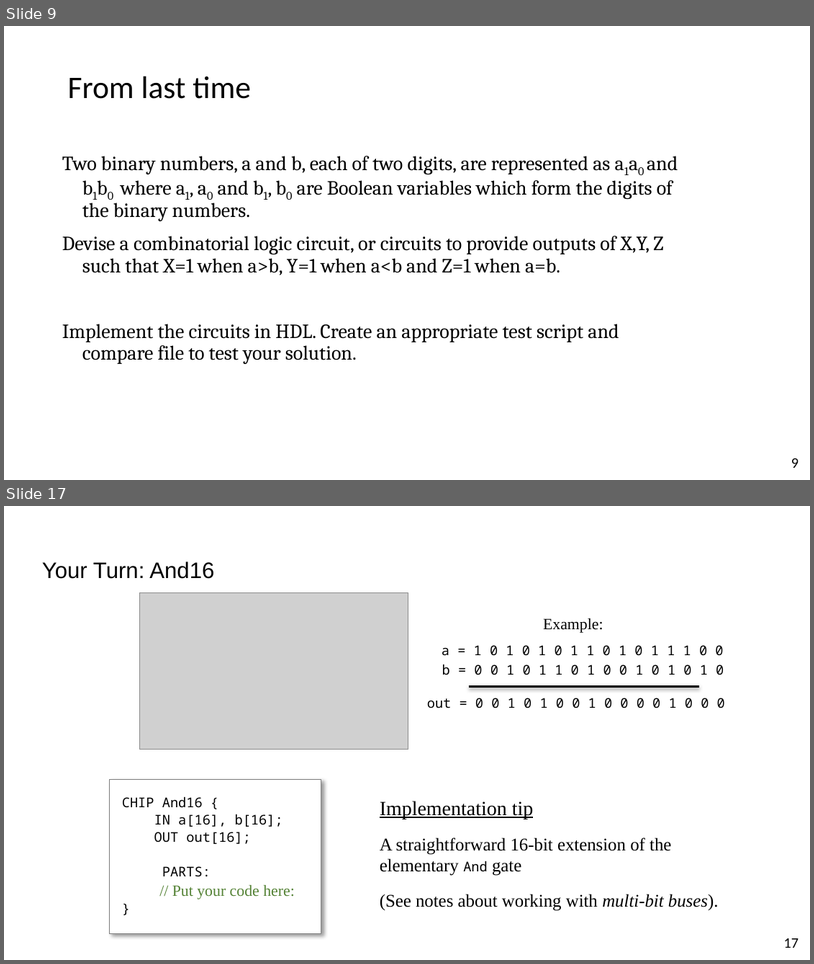
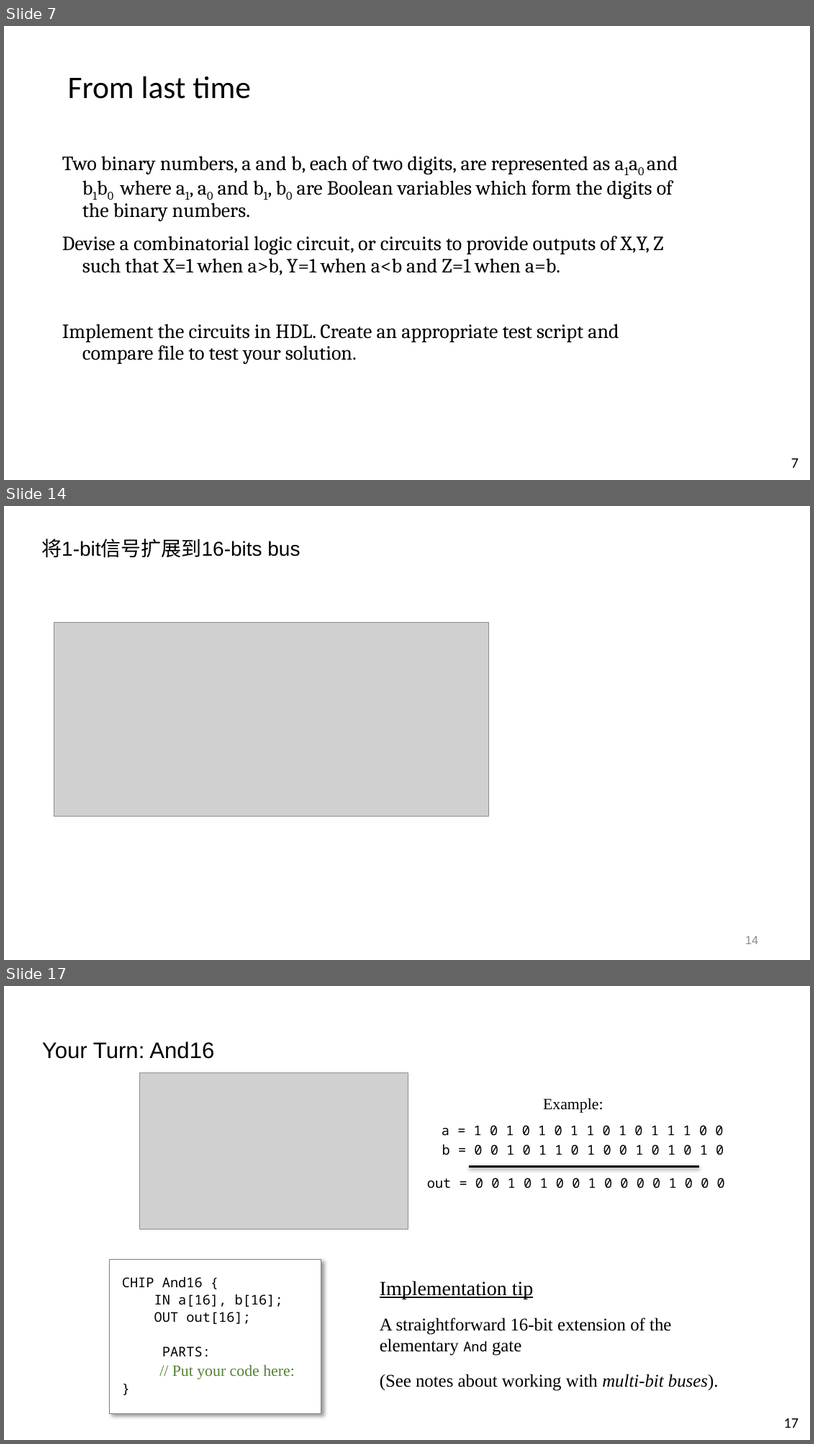
Before and after one commit to vcboy1/Leeds, a slide deck: 26fall/1860/Lecture/Week1.5/Lab 1.5.2 HDL & CAD LAB 2.pptx. Shown one above the other, each under a label of ours: slides 9 and 17 before the commit, slides 7, 14 and 17 after it; the slides between them are not shown. The pictures are 814x964 and 814x1444 pixels, drawn with LibreOffice and Linux fonts; fonts in the diff are those of the drawing; grey boxes stand for pictures; background and template pictures are left out. Boxes give left, top, right and bottom in pixels: in the first picture for what was removed or moved away, otherwise in the second. Text is boxed around its words. In the diff, an @@ line names an element or a change of style, - is before the commit and + after.

```diff
--- a/26fall/1860/Lecture/Week1.5/Lab 1.5.2 HDL & CAD LAB 2.pptx
+++ b/26fall/1860/Lecture/Week1.5/Lab 1.5.2 HDL & CAD LAB 2.pptx
@@ slide 14 added at [4, 506, 810, 960], background picture (left out) @@
@@ text added at [41, 538, 300, 558], 18 pt, text #000000 @@
+将1-bit信号扩展到16-bits bus
@@ picture added at [54, 623, 489, 816] @@
@@ page number added at [746, 936, 759, 944], 10.5 pt, text #8C8C8C @@
+14
@@ what was slide 9 is now slide 7 @@
@@ page number at [792, 458, 799, 467]: text changed @@
-9
+7
```
Also in this commit, not shown: 12 slides changed, 3 slides removed, 20 other files.
